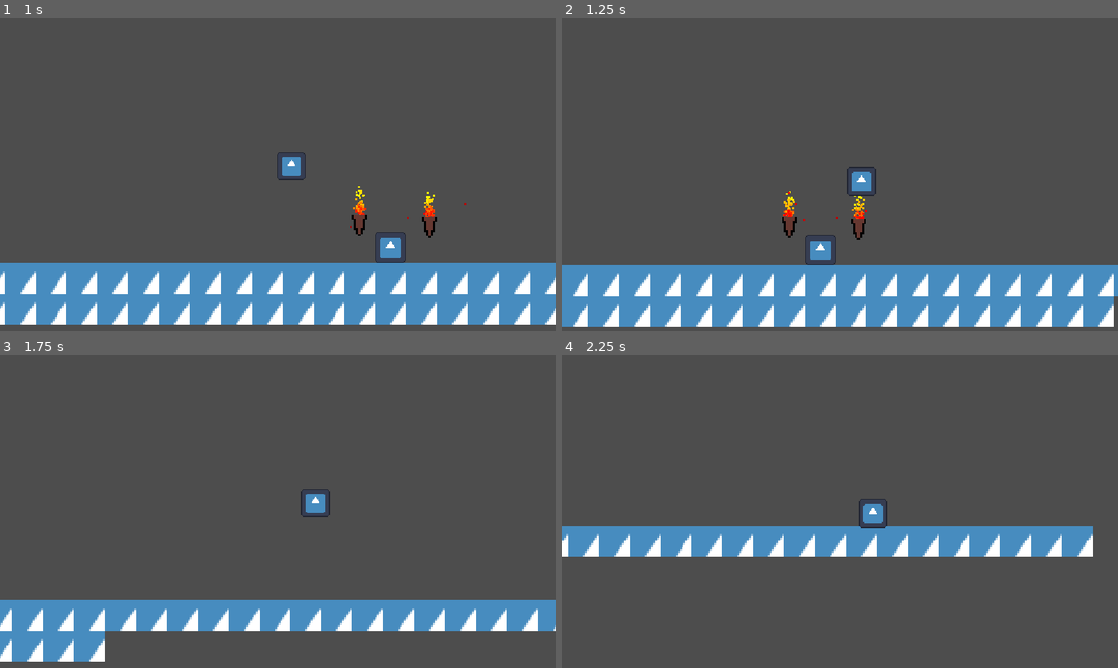
Above: before the commit, frames 1-4 (two rows, left to right).
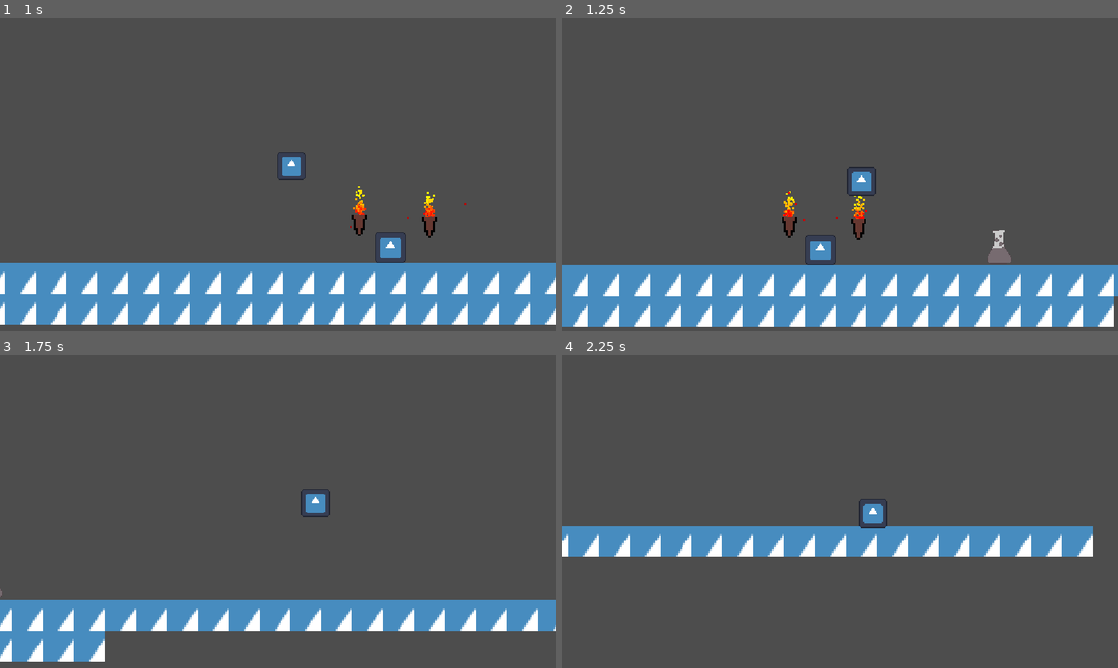
Above: after the commit, the same moments.

Repository: skueee/jame-gam-26
Game: Godot game, scene res://main.tscn
The game is run twice, just before and just after one commit, with the same random seed, the same clock (stepped at 60 frames per second) and the same inputs. The engine's default icon, where the game draws it, is replaced by a stand-in: a white triangle on a blue panel in a dark square.
Inputs (mouse positions are in pixels of both pictures, inside the frame that each line leads up to):
- Up to frame 1 (1 s): tap Enter at 0.5 s; move the mouse to (400, 158) at 0.52 s; hold Right (right) from 0.53 s (still down); tap Space (continue) at 0.6 s; click (400, 158) at 0.67 s; tap Up (up) at 0.77 s
- Up to frame 2 (1.25 s): keep holding Right (right)
- Up to frame 3 (1.75 s): keep holding Right (right); move the mouse to (166, 527) at 1.27 s; tap Alt at 1.35 s; tap Up (up) at 1.52 s
- Up to frame 4 (2.25 s): move the mouse to (895, 442) at 2.02 s; release Right (right) at 2.03 s; hold Left (left) from 2.03 s (still down); tap Shift at 2.1 s

Frame 1 is identical in both runs. In frame 2, 0.3% of the frame differs, in the area x 76-81%, y 67-79%; in frame 3, less than 0.1%; in frame 4, nothing differs.

Commit message:
Added potion scene

Diff:
--- /dev/null
+++ b/assets/potion/potion.tres
@@ -0,0 +1,11 @@
+[gd_resource type="AnimatedTexture" format=3 uid="uid://6ve2koji2ito"]
+
+[ext_resource type="Texture2D" uid="uid://cpunr35rvegks" path="res://assets/potion/Potion1.png" id="1_quvfa"]
+[ext_resource type="Texture2D" uid="uid://d2haky8ha02io" path="res://assets/potion/Potion2.png" id="2_5k0xf"]
+
+[resource]
+frames = 2
+speed_scale = 3.0
+frame_0/texture = ExtResource("1_quvfa")
+frame_1/texture = ExtResource("2_5k0xf")
+frame_1/duration = 1.0
--- /dev/null
+++ b/assets/potion/potion.tscn
@@ -0,0 +1,17 @@
+[gd_scene format=3 uid="uid://dhceoonaopdoa"]
+
+[ext_resource type="Texture2D" uid="uid://6ve2koji2ito" path="res://assets/potion/potion.tres" id="1_pje5f"]
+
+[sub_resource type="RectangleShape2D" id="RectangleShape2D_pa3f4"]
+size = Vector2(14, 18)
+
+[node name="Potion" type="StaticBody2D" unique_id=1071668821]
+collision_layer = 2
+
+[node name="Sprite2D" type="Sprite2D" parent="." unique_id=1329096000]
+position = Vector2(1.9073486e-06, 1.9073486e-06)
+scale = Vector2(0.016029414, 0.016029416)
+texture = ExtResource("1_pje5f")
+
+[node name="CollisionShape2D" type="CollisionShape2D" parent="." unique_id=1984858448]
+shape = SubResource("RectangleShape2D_pa3f4")
--- a/main.tscn
+++ b/main.tscn
@@ -5,6 +5,7 @@
 [ext_resource type="PackedScene" uid="uid://soxkjdhfhesa" path="res://NPCv1.tscn" id="3_h2yge"]
 [ext_resource type="PackedScene" uid="uid://wl3x12oxss0l" path="res://ui-dialogue.tscn" id="4_1bvp3"]
 [ext_resource type="PackedScene" uid="uid://b4mxlk2it25gx" path="res://torch.tscn" id="5_lquwl"]
+[ext_resource type="PackedScene" uid="uid://dhceoonaopdoa" path="res://assets/potion/potion.tscn" id="6_7mycd"]
 
 [sub_resource type="TileSetAtlasSource" id="TileSetAtlasSource_h2yge"]
 texture = ExtResource("2_0xm2m")
@@ -119,3 +120,6 @@
 
 [node name="Fireeffect2" parent="." unique_id=1983302559 instance=ExtResource("5_lquwl")]
 position = Vector2(88, 70)
+
+[node name="Potion" parent="." unique_id=1071668821 instance=ExtResource("6_7mycd")]
+position = Vector2(197, 86)
Binary file added: assets/potion/Potion1.png
Not shown, added: assets/potion/Potion1.png.import
Binary file added: assets/potion/Potion2.png
Not shown, added: assets/potion/Potion2.png.import
